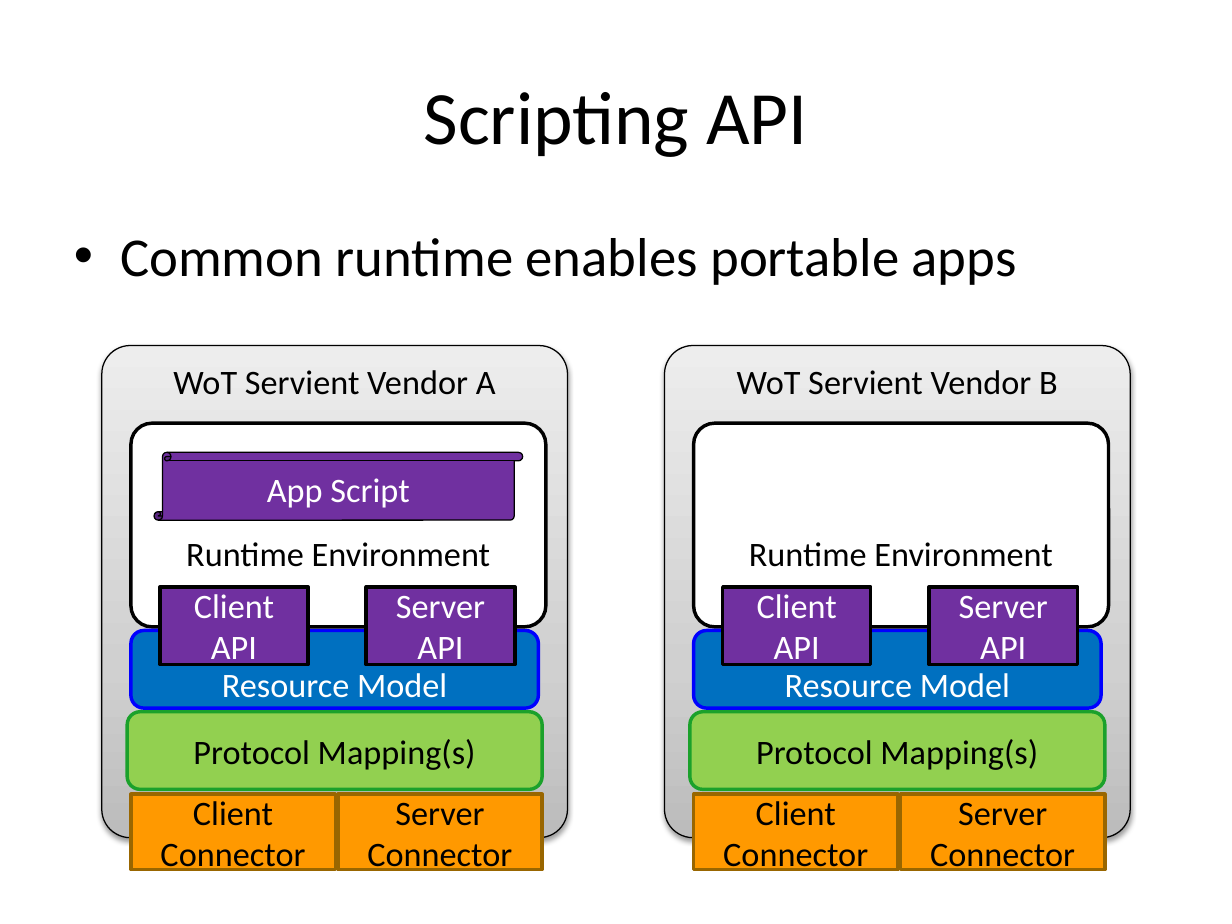
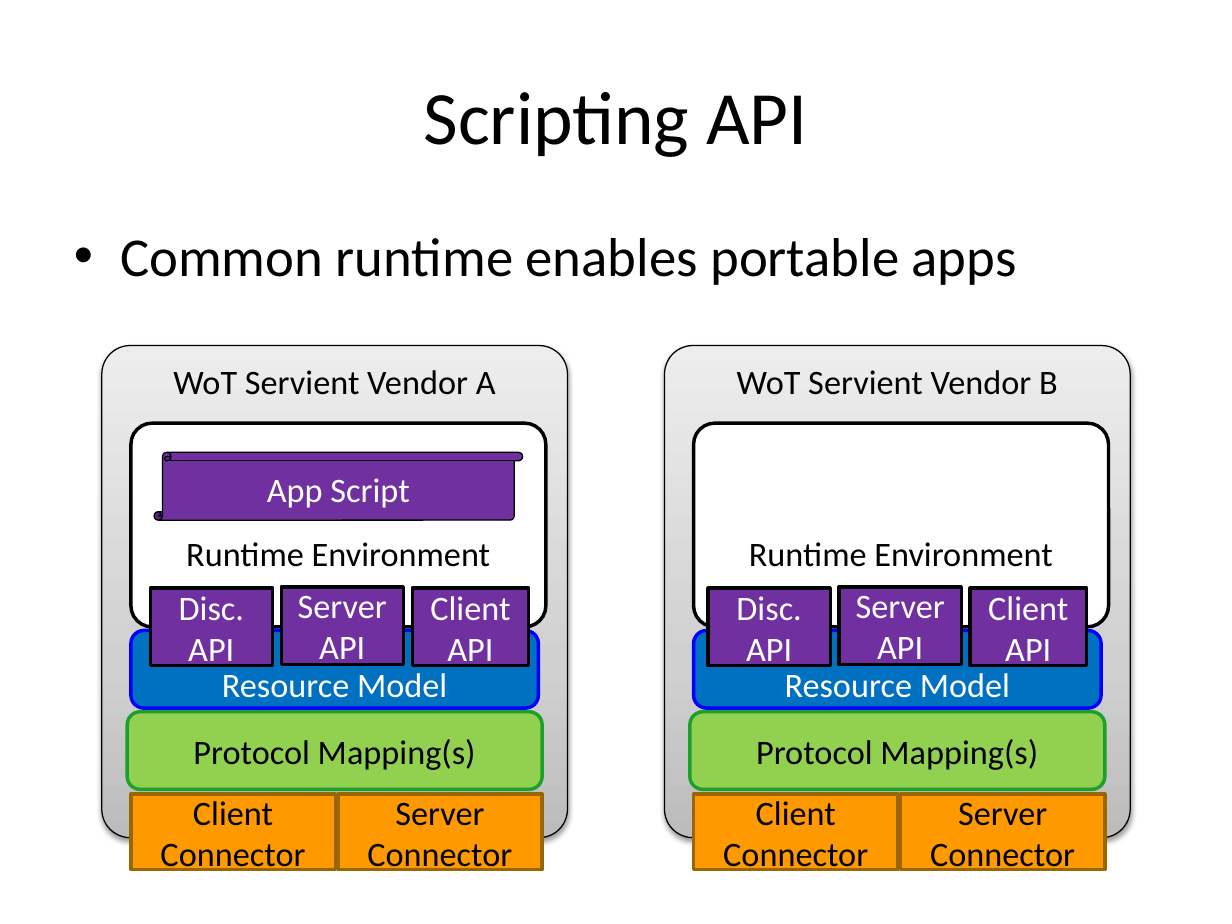
Before and after one commit to w3c/wot, a slide deck: slide 35 of current-practices/wot-getting-started.pptx. Drawn at 1232x924 pixels with LibreOffice and Linux fonts; fonts in the diff are those of the drawing. Boxes give left, top, right and bottom in pixels: in the first picture for what was removed or moved away, otherwise in the second. Text is boxed around its words. In the diff, an @@ line names an element or a change of style, - is before the commit and + after.

```diff
--- a/current-practices/wot-getting-started.pptx
+++ b/current-practices/wot-getting-started.pptx
@@ rounded rectangle added at <box>150,588,272,665</box>, fill #7030A0, outline #000000 2 pt, 20 pt, text #FFFFFF @@
+Disc.
+API
@@ rounded rectangle "Server API": place and size @@
-rounded rectangle "Server API" at <box>366,586,515,664</box>
+rounded rectangle "Server API" at <box>281,586,403,664</box>
@@ rounded rectangle "Client API": place and size @@
-rounded rectangle "Client API" at <box>160,586,308,664</box>
+rounded rectangle "Client API" at <box>413,588,529,665</box>
@@ rounded rectangle added at <box>708,588,830,665</box>, fill #7030A0, outline #000000 2 pt, 20 pt, text #FFFFFF @@
+Disc.
+API
@@ rounded rectangle "Server API": place and size @@
-rounded rectangle "Server API" at <box>929,586,1078,664</box>
+rounded rectangle "Server API" at <box>839,586,961,664</box>
@@ rounded rectangle "Client API": place and size @@
-rounded rectangle "Client API" at <box>723,586,871,664</box>
+rounded rectangle "Client API" at <box>970,588,1085,665</box>
```
Also in this commit, not shown: 8 other slides changed.
